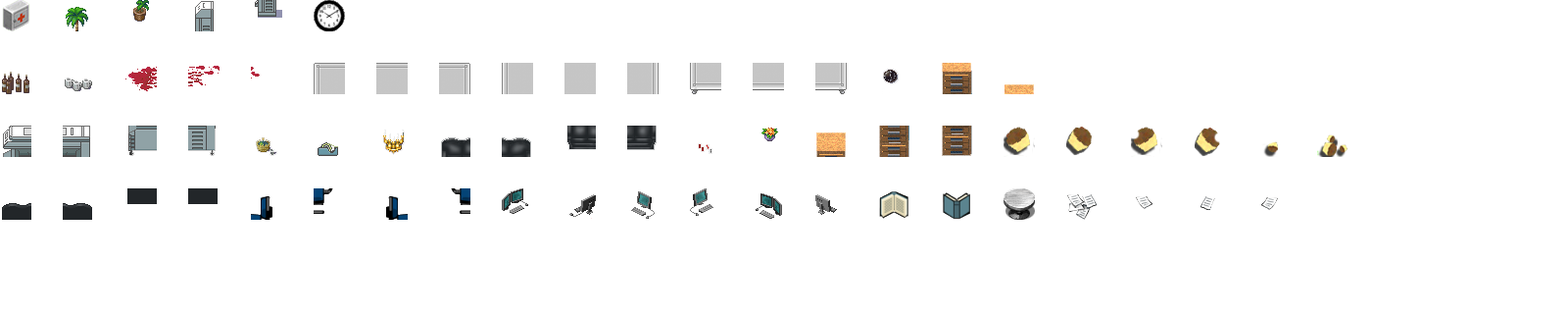
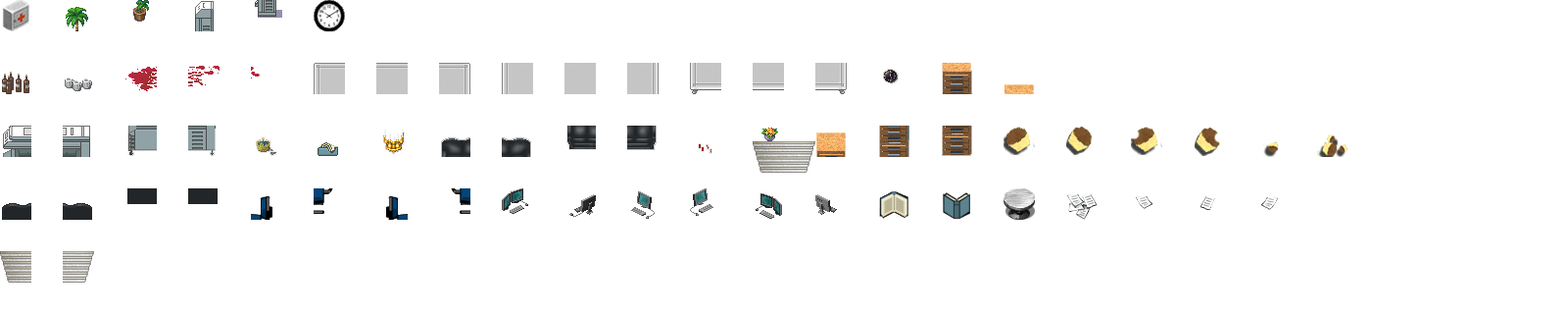
Before/after of a (1568, 314) layered artwork. What changed in the layer stack:
added layer "stair down 2" above "stair down 1" over [left=62, top=250, right=95, bottom=283]
added layer "stair down 1" above "Layer 1" over [left=0, top=250, right=32, bottom=283]
added layer "Layer 1" above "group of muffins" over [left=752, top=141, right=816, bottom=173]
